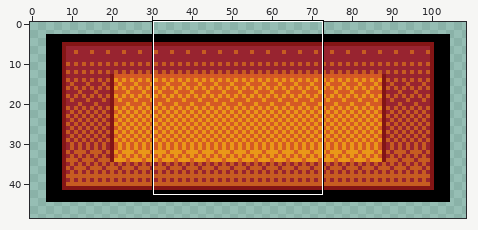
Two states of a pixel-art file, Assets/Sprites/ButtonBackground.ase. Above: a wide view before the commit, with the close-up outlined.
Close-up. Before the commit:
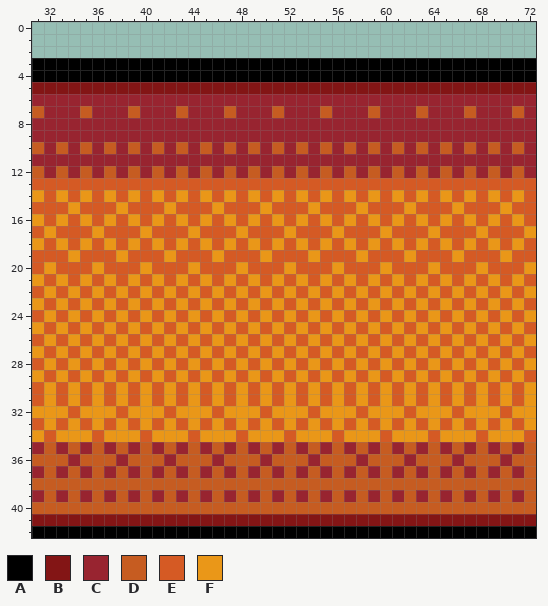
110x50 pixels, 1 frame. Shown: x 31..72, y 0..42. The wide view leaves out empty margins.
Visible layers, top first: "Layer 4", "Button".
Palette (. is transparent): A #000000  B #831515  C #982430  D #c65c21  E #d55a24  F #ea9718
Pixels before, first column x 31:
 3 AAAAAAAAAAAAAAAAAAAAAAAAAAAAAAAAAAAAAAAAAA
 4 AAAAAAAAAAAAAAAAAAAAAAAAAAAAAAAAAAAAAAAAAA
 5 BBBBBBBBBBBBBBBBBBBBBBBBBBBBBBBBBBBBBBBBBB
 6 CCCCCCCCCCCCCCCCCCCCCCCCCCCCCCCCCCCCCCCCCC
 7 DCCCDCCCDCCCDCCCDCCCDCCCDCCCDCCCDCCCDCCCDC
 8 CCCCCCCCCCCCCCCCCCCCCCCCCCCCCCCCCCCCCCCCCC
 9 CCCCCCCCCCCCCCCCCCCCCCCCCCCCCCCCCCCCCCCCCC
10 DCDCDCDCDCDCDCDCDCDCDCDCDCDCDCDCDCDCDCDCDC
11 CCCCCCCCCCCCCCCCCCCCCCCCCCCCCCCCCCCCCCCCCC
12 DCDCDCDCDCDCDCDCDCDCDCDCDCDCDCDCDCDCDCDCDC
13 EEEEEEEEEEEEEEEEEEEEEEEEEEEEEEEEEEEEEEEEEE
14 FEFEFEFEFEFEFEFEFEFEFEFEFEFEFEFEFEFEFEFEFE
15 EEEFEEEFEEEFEEEFEEEFEEEFEEEFEEEFEEEFEEEFEE
16 FEFEFEFEFEFEFEFEFEFEFEFEFEFEFEFEFEFEFEFEFE
17 EFEEEFEEEFEEEFEEEFEEEFEEEFEEEFEEEFEEEFEEEF
18 FEFEFEFEFEFEFEFEFEFEFEFEFEFEFEFEFEFEFEFEFE
19 EEEFEEEFEEEFEEEFEEEFEEEFEEEFEEEFEEEFEEEFEE
20 EFEEEFEEEFEEEFEEEFEEEFEEEFEEEFEEEFEEEFEEEF
21 FEFEFEFEFEFEFEFEFEFEFEFEFEFEFEFEFEFEFEFEFE
22 EFEFEFEFEFEFEFEFEFEFEFEFEFEFEFEFEFEFEFEFEF
23 FEFEFEFEFEFEFEFEFEFEFEFEFEFEFEFEFEFEFEFEFE
24 EFEFEFEFEFEFEFEFEFEFEFEFEFEFEFEFEFEFEFEFEF
25 FEFEFEFEFEFEFEFEFEFEFEFEFEFEFEFEFEFEFEFEFE
26 EFEFEFEFEFEFEFEFEFEFEFEFEFEFEFEFEFEFEFEFEF
27 FEFEFEFEFEFEFEFEFEFEFEFEFEFEFEFEFEFEFEFEFE
28 EFEFEFEFEFEFEFEFEFEFEFEFEFEFEFEFEFEFEFEFEF
29 FEFEFEFEFEFEFEFEFEFEFEFEFEFEFEFEFEFEFEFEFE
30 EFEFEFEFEFEFEFEFEFEFEFEFEFEFEFEFEFEFEFEFEF
31 EFEFEFEFEFEFEFEFEFEFEFEFEFEFEFEFEFEFEFEFEF
32 FFFEFFFEFFFEFFFEFFFEFFFEFFFEFFFEFFFEFFFEFF
33 EFEFEFEFEFEFEFEFEFEFEFEFEFEFEFEFEFEFEFEFEF
34 FEFFFEFFFEFFFEFFFEFFFEFFFEFFFEFFFEFFFEFFFE
35 CDCDCDCDCDCDCDCDCDCDCDCDCDCDCDCDCDCDCDCDCD
36 DDDCDDDCDDDCDDDCDDDCDDDCDDDCDDDCDDDCDDDCDD
37 CDCDCDCDCDCDCDCDCDCDCDCDCDCDCDCDCDCDCDCDCD
38 DDDDDDDDDDDDDDDDDDDDDDDDDDDDDDDDDDDDDDDDDD
39 CDCDCDCDCDCDCDCDCDCDCDCDCDCDCDCDCDCDCDCDCD
40 DDDDDDDDDDDDDDDDDDDDDDDDDDDDDDDDDDDDDDDDDD
41 BBBBBBBBBBBBBBBBBBBBBBBBBBBBBBBBBBBBBBBBBB
42 AAAAAAAAAAAAAAAAAAAAAAAAAAAAAAAAAAAAAAAAAA
New version:
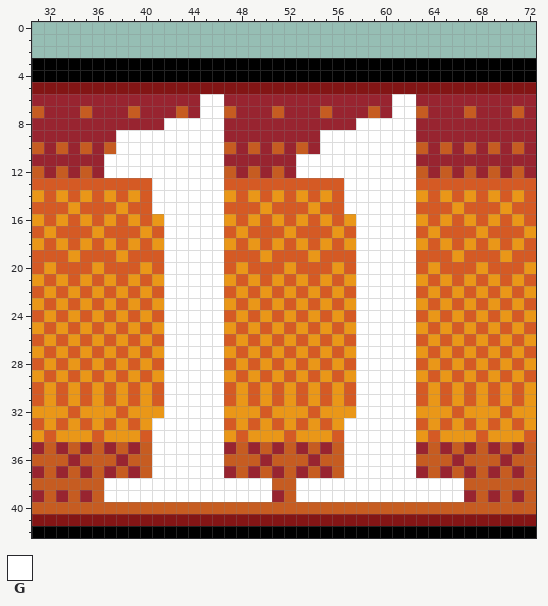
Colours new in this view: G #ffffff
Changes in this commit:
layer "Layer 5" added
Layer "Layer 5":
y 6..7: x 45..46 CC -> GG; x 61..62 CC -> GG
y 8: x 42..46 CCCCC -> GGGGG; x 58..62 CCCCC -> GGGGG
y 9: x 38..46 CCCCCCCCC -> GGGGGGGGG; x 55..62 CCCCCCCC -> GGGGGGGG
y 10: x 38..46 CDCDCDCDC -> GGGGGGGGG; x 55..62 DCDCDCDC -> GGGGGGGG
y 11: x 37..46 CCCCCCCCCC -> GGGGGGGGGG; x 53..62 CCCCCCCCCC -> GGGGGGGGGG
y 12: x 37..46 DCDCDCDCDC -> GGGGGGGGGG; x 53..62 DCDCDCDCDC -> GGGGGGGGGG
y 13: x 41..46 EEEEEE -> GGGGGG; x 57..62 EEEEEE -> GGGGGG
y 14: x 41..46 FEFEFE -> GGGGGG; x 57..62 FEFEFE -> GGGGGG
y 15: x 41..46 EFEEEF -> GGGGGG; x 57..62 EFEEEF -> GGGGGG
y 16: x 42..46 EFEFE -> GGGGG; x 58..62 EFEFE -> GGGGG
y 17: x 42..46 EEFEE -> GGGGG; x 58..62 EEFEE -> GGGGG
y 18: x 42..46 EFEFE -> GGGGG; x 58..62 EFEFE -> GGGGG
y 19: x 42..46 FEEEF -> GGGGG; x 58..62 FEEEF -> GGGGG
y 20: x 42..46 EEFEE -> GGGGG; x 58..62 EEFEE -> GGGGG
y 21: x 42..46 EFEFE -> GGGGG; x 58..62 EFEFE -> GGGGG
y 22: x 42..46 FEFEF -> GGGGG; x 58..62 FEFEF -> GGGGG
y 23: x 42..46 EFEFE -> GGGGG; x 58..62 EFEFE -> GGGGG
y 24: x 42..46 FEFEF -> GGGGG; x 58..62 FEFEF -> GGGGG
y 25: x 42..46 EFEFE -> GGGGG; x 58..62 EFEFE -> GGGGG
y 26: x 42..46 FEFEF -> GGGGG; x 58..62 FEFEF -> GGGGG
y 27: x 42..46 EFEFE -> GGGGG; x 58..62 EFEFE -> GGGGG
y 28: x 42..46 FEFEF -> GGGGG; x 58..62 FEFEF -> GGGGG
y 29: x 42..46 EFEFE -> GGGGG; x 58..62 EFEFE -> GGGGG
y 30..31: x 42..46 FEFEF -> GGGGG; x 58..62 FEFEF -> GGGGG
y 32: x 42..46 EFFFE -> GGGGG; x 58..62 EFFFE -> GGGGG
y 33: x 41..46 EFEFEF -> GGGGGG; x 57..62 EFEFEF -> GGGGGG
y 34: x 41..46 FFFEFF -> GGGGGG; x 57..62 FFFEFF -> GGGGGG
y 35: x 41..46 CDCDCD -> GGGGGG; x 57..62 CDCDCD -> GGGGGG
y 36: x 41..46 DCDDDC -> GGGGGG; x 57..62 DCDDDC -> GGGGGG
y 37: x 41..46 CDCDCD -> GGGGGG; x 57..62 CDCDCD -> GGGGGG
y 38: x 37..50 DDDDDDDDDDDDDD -> GGGGGGGGGGGGGG; x 53..66 DDDDDDDDDDDDDD -> GGGGGGGGGGGGGG
y 39: x 37..50 CDCDCDCDCDCDCD -> GGGGGGGGGGGGGG; x 53..66 CDCDCDCDCDCDCD -> GGGGGGGGGGGGGG
